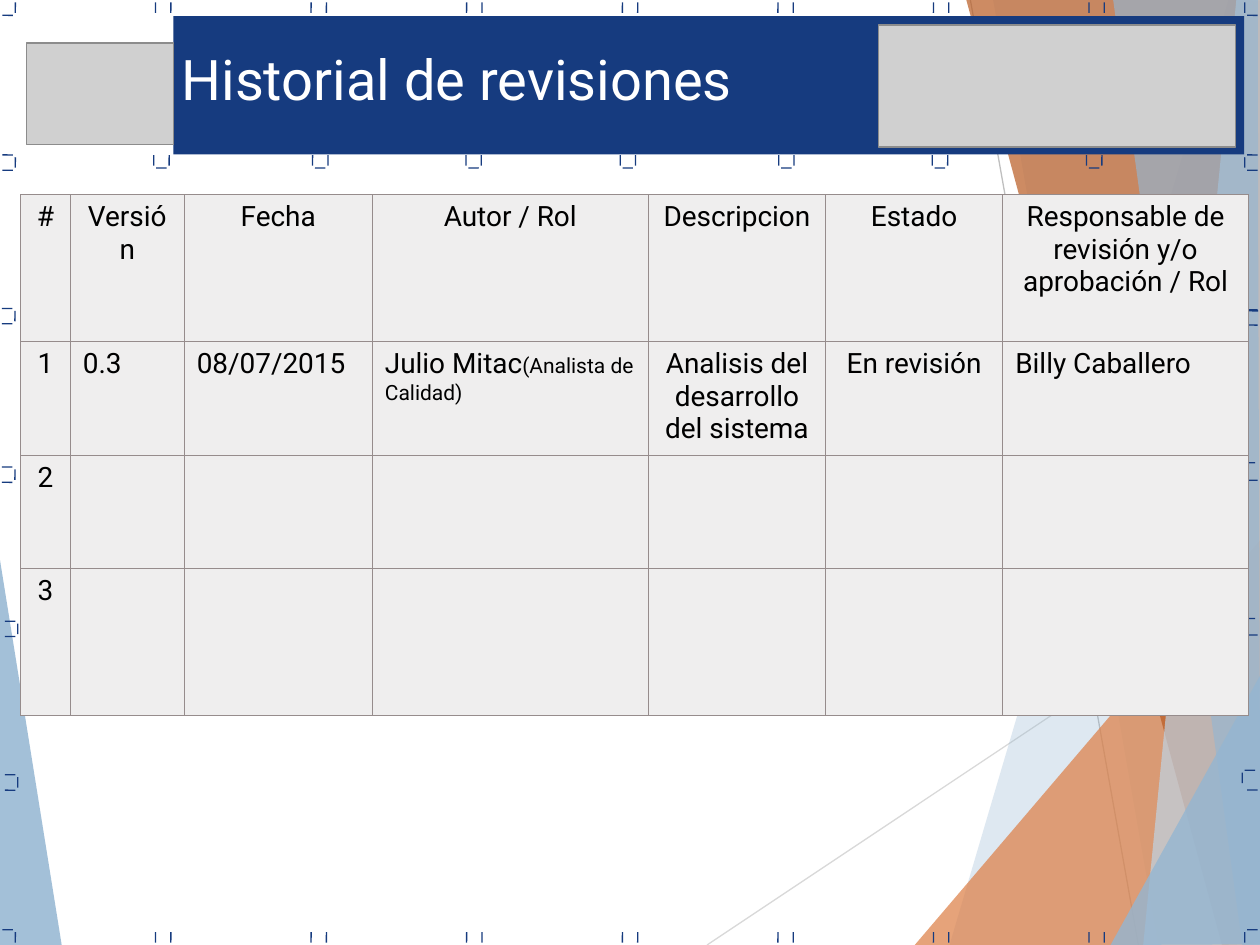
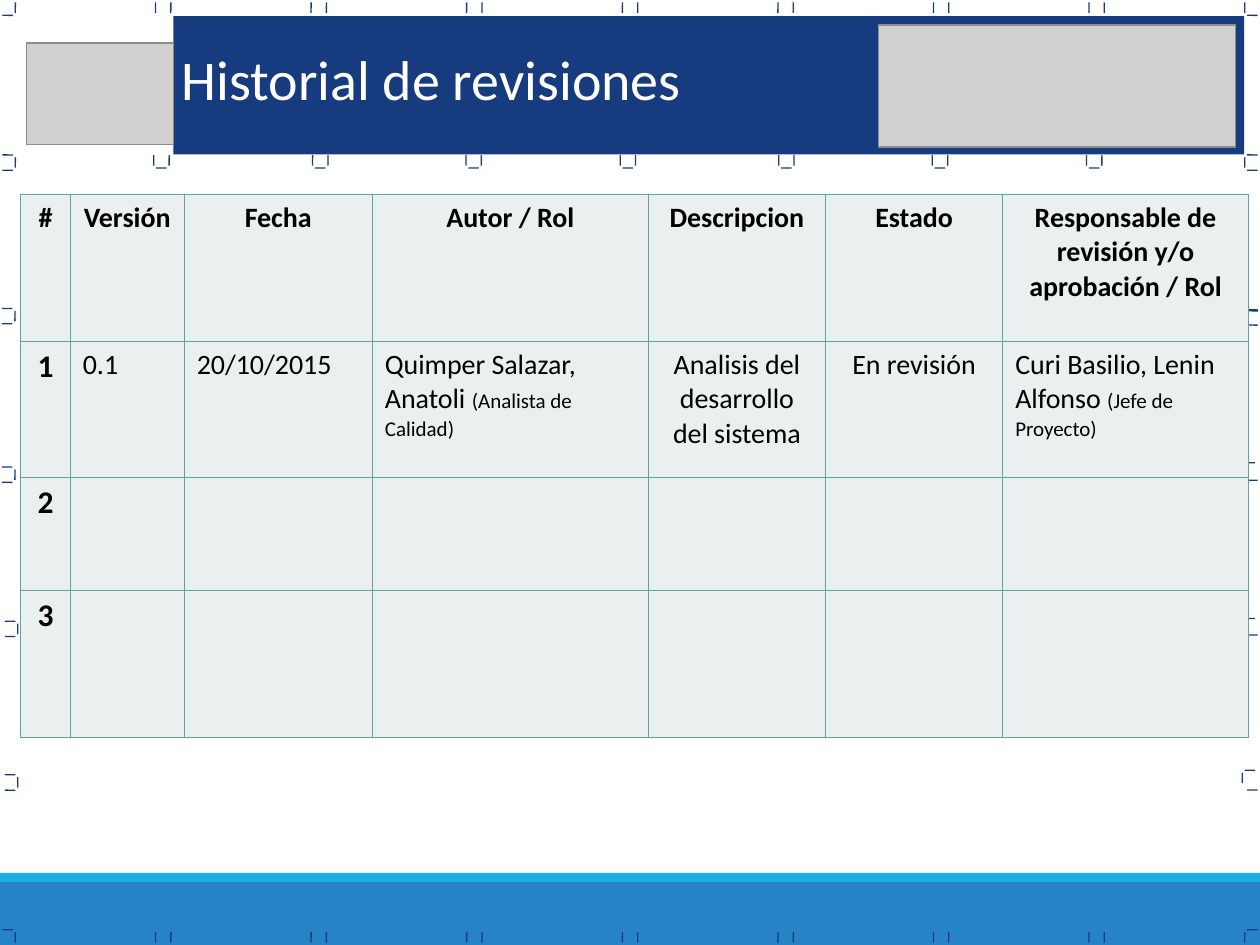
Before and after one commit to Proyecto-TopBody/TopBodySystem, a slide deck: slide 27 of Area de proceso PPQA/PAC_0.1_2015_Proceso Aseguramiento Calidad.ppt (slide 33 before the commit). Drawn at 1260x945 pixels with LibreOffice and Linux fonts; fonts in the diff are those of the drawing; grey boxes stand for pictures. Boxes give left, top, right and bottom in pixels: in the first picture for what was removed or moved away, otherwise in the second. Text is boxed around its words. In the diff, an @@ line names an element or a change of style, - is before the commit and + after.

Commit message:
Proyecto TopBody 20Oct15
V0.1
V0.2

```diff
--- a/Area de proceso PPQA/PAC_0.1_2015_Proceso Aseguramiento Calidad.ppt
+++ b/Area de proceso PPQA/PAC_0.1_2015_Proceso Aseguramiento Calidad.ppt
@@ text "Historial de revisiones" at bbox=[182, 61, 681, 101]: font Roboto to Calibri @@
@@ table at bbox=[20, 195, 1247, 738] @@
-row 2: 1 | 0.3 | 08/07/2015 | Julio Mitac(Analista de Calidad) | Analisis del desarrollo del sistema | En revisión | Billy Caballero
+row 2: 1 | 0.1 | 20/10/2015 | Quimper Salazar, Anatoli (Analista de Calidad) | Analisis del desarrollo del sistema | En revisión | Curi Basilio, Lenin Alfonso (Jefe de Proyecto)
@@ fill #EFEEEE to #EAF0F0 in 28 cells @@
@@ font Roboto to Calibri in "#", "Versión", "Fecha", "Autor / Rol" and 8 more places @@
@@ bold on in "#", "Versión", "Fecha", "Autor / Rol" and 6 more places @@
@@ size 16 to 18 pt in "1", "2", "3" @@
@@ borders changed @@
@@ line added from (123, 239) to (1153, 239), #7F7F7F 0.51 pt @@
@@ group removed at bbox=[0, 0, 1260, 945]: 8 freeform shapes, 2 lines @@
@@ rectangle added at bbox=[0, 882, 1260, 945], fill #2683C6 @@
@@ rectangle added at bbox=[0, 873, 1260, 882], fill #1CADE4 @@
```
Also in this commit, not shown: 19 other slides changed, 9 slides added, 15 slides removed, 13 other files.
